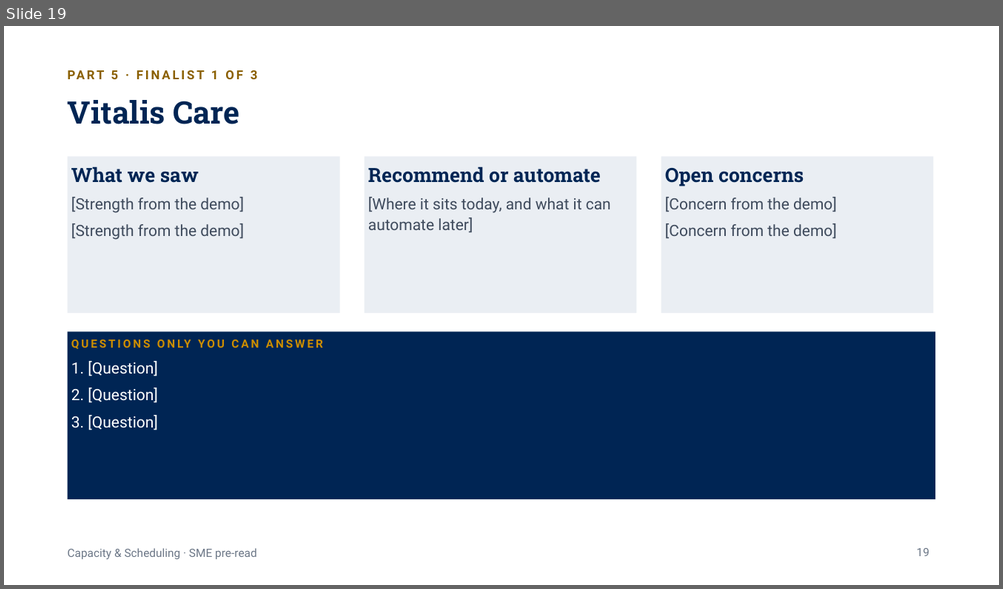
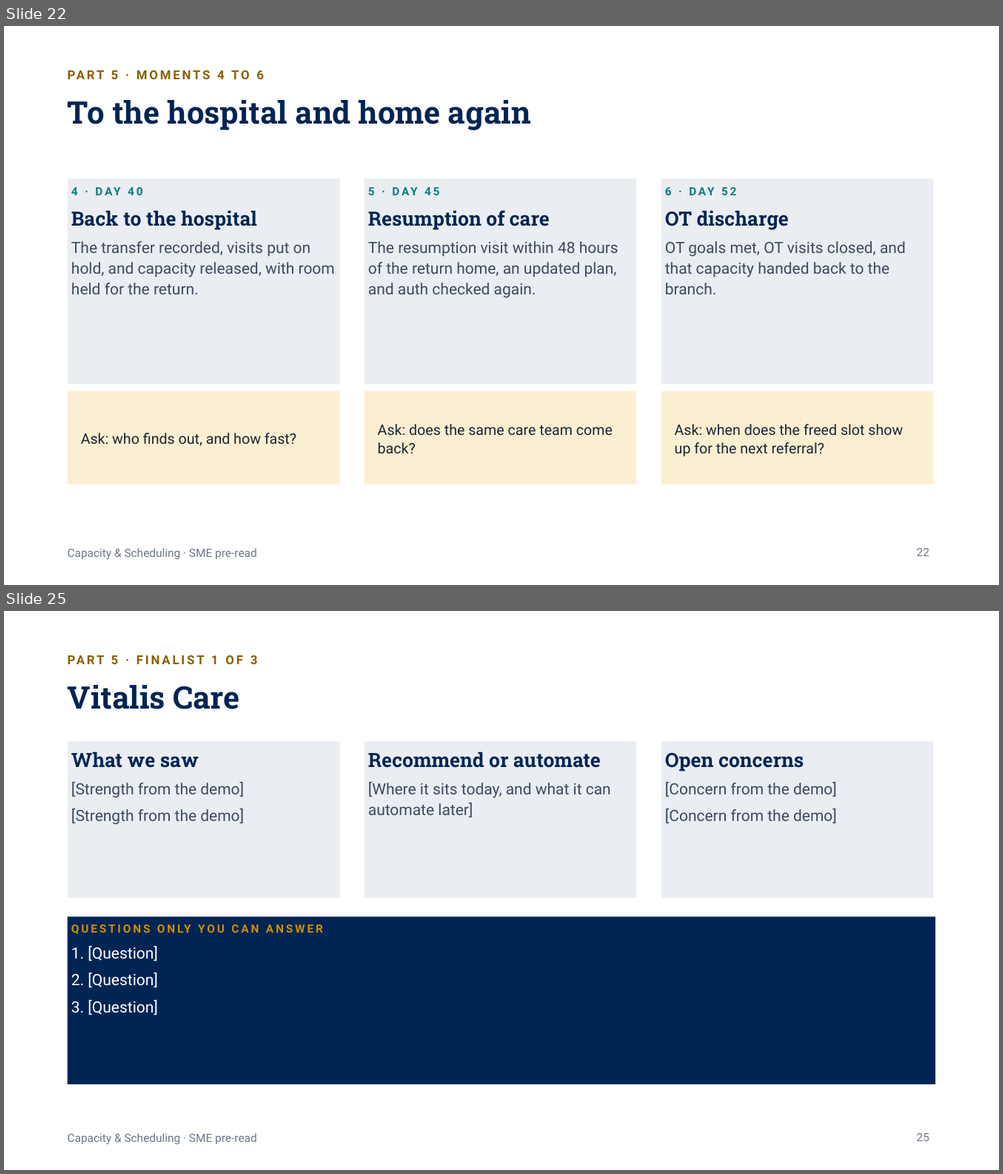
Before and after one commit to worker-max/compassus-capacity-pm, a slide deck: agents/compassus-capacity-pm/artifacts/Nashville-SME-PreRead.pptx. Shown one above the other, each under a label of ours: slide 19 before the commit, slides 22 and 25 after it; the slides between them are not shown. The pictures are 1003x589 and 1003x1174 pixels, drawn with LibreOffice and Linux fonts; fonts in the diff are those of the drawing. Boxes give left, top, right and bottom in pixels: in the first picture for what was removed or moved away, otherwise in the second. Text is boxed around its words. In the diff, an @@ line names an element or a change of style, - is before the commit and + after.

```diff
--- a/agents/compassus-capacity-pm/artifacts/Nashville-SME-PreRead.pptx
+++ b/agents/compassus-capacity-pm/artifacts/Nashville-SME-PreRead.pptx
@@ slide 22 added at bbox=[4, 26, 999, 585], background #FFFFFF; not listed: 1 template element that a slide beside it also shows @@
@@ text added at bbox=[111, 70, 264, 79], 12 pt, text #8A5F00, bold @@
+PART 5 · MOMENTS 4 TO 6
@@ title added at bbox=[68, 100, 531, 130], 30 pt, text #002554, bold @@
+To the hospital and home again
@@ rectangle added at bbox=[68, 179, 340, 384], fill #EAEEF3 @@
@@ rectangle added at bbox=[364, 179, 637, 384], fill #EAEEF3 @@
@@ rectangle added at bbox=[661, 179, 933, 384], fill #EAEEF3 @@
@@ text added at bbox=[71, 187, 335, 295], 15 pt, text #3E4A5C @@
+4 · DAY 40
+Back to the hospital
+The transfer recorded, visits put on hold, and capacity released, with room held for the return.
@@ text added at bbox=[368, 187, 618, 298], 15 pt, text #3E4A5C @@
+5 · DAY 45
+Resumption of care
+The resumption visit within 48 hours of the return home, an updated plan, and auth checked again.
@@ text added at bbox=[665, 187, 905, 295], 15 pt, text #3E4A5C @@
+6 · DAY 52
+OT discharge
+OT goals met, OT visits closed, and that capacity handed back to the branch.
@@ rectangle added at bbox=[68, 392, 340, 485], fill #FBEFD3 @@
@@ rectangle added at bbox=[364, 392, 637, 485], fill #FBEFD3 @@
@@ rectangle added at bbox=[661, 392, 933, 485], fill #FBEFD3 @@
@@ text added at bbox=[378, 424, 612, 454], 14 pt, text #1B2433 @@
+Ask: does the same care team come back?
@@ text added at bbox=[674, 424, 902, 457], 14 pt, text #1B2433 @@
+Ask: when does the freed slot show up for the next referral?
@@ text added at bbox=[81, 433, 296, 446], 14 pt, text #1B2433 @@
+Ask: who finds out, and how fast?
@@ page number added at bbox=[916, 548, 929, 557], 11 pt, text #6B7686 @@
+22
@@ what was slide 19 is now slide 25 @@
@@ page number at bbox=[916, 1133, 929, 1142]: text changed @@
-19
+25
```
Also in this commit, not shown: 4 slides changed, 5 other slides added.
